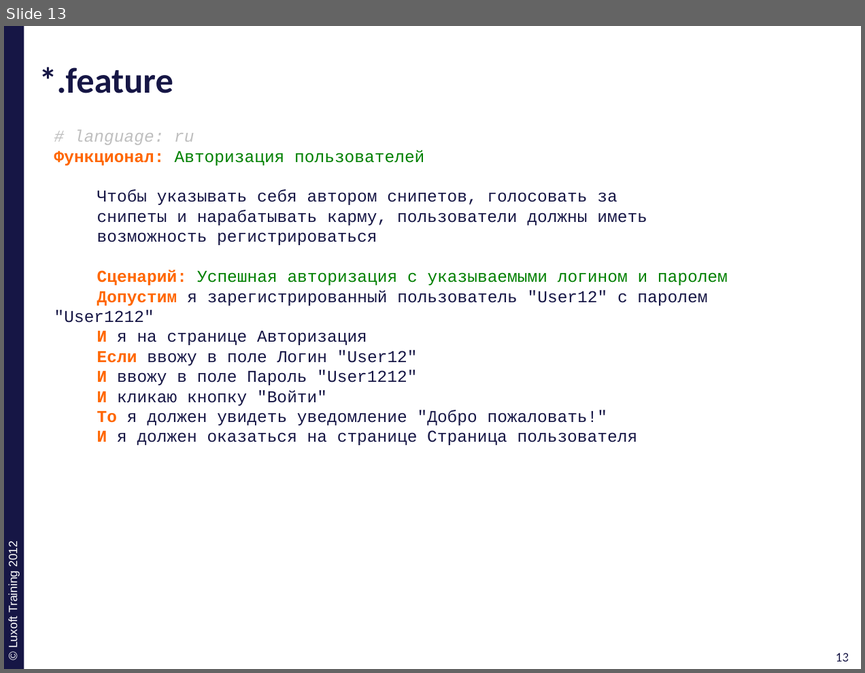
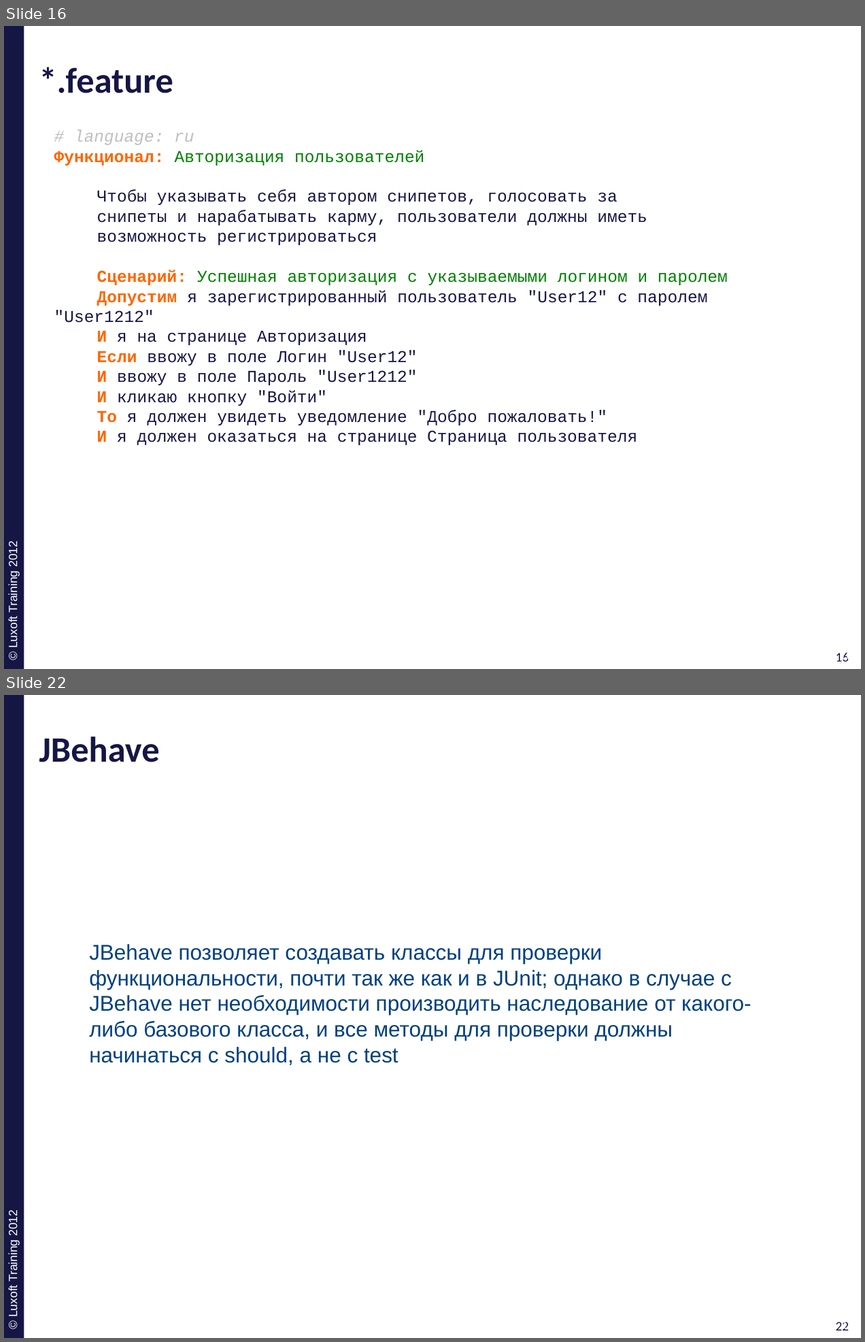
Before and after one commit to ivan-dyachenko/Trainings, a slide deck: Test Driven Development/materials/pptx/8. TDD-Acceptance-Testing.pptx. Shown one above the other, each under a label of ours: slide 13 before the commit, slides 16 and 22 after it; the slides between them are not shown. The pictures are 865x673 and 865x1342 pixels, drawn with LibreOffice and Linux fonts; fonts in the diff are those of the drawing; background and template pictures are left out. Boxes give left, top, right and bottom in pixels: in the first picture for what was removed or moved away, otherwise in the second. Text is boxed around its words. In the diff, an @@ line names an element or a change of style, - is before the commit and + after.

```diff
--- a/Test Driven Development/materials/pptx/8. TDD-Acceptance-Testing.pptx
+++ b/Test Driven Development/materials/pptx/8. TDD-Acceptance-Testing.pptx
@@ slide 22 added at box(4, 695, 861, 1338), background #FFFFFF; not listed: 4 template elements that a slide beside it also shows @@
@@ title added at box(39, 736, 160, 762), 30 pt, text #161645, bold @@
+JBehave
@@ text added at box(89, 944, 751, 1065), 18 pt, text #004080 @@
+JBehave позволяет создавать классы для проверки функциональности, почти так же как и в JUnit; однако в случае с JBehave нет необходимости производить наследование от какого-либо базового класса, и все методы для проверки должны начинаться с should, а не с test
@@ what was slide 13 is now slide 16 @@
@@ page number at box(836, 652, 849, 661): text changed @@
-13
+16
@@ page number at box(840, 652, 853, 661): text changed @@
-13
+16
```
Also in this commit, not shown: 2 slides changed, 9 other slides added, 1 slide removed, 1 other file.
